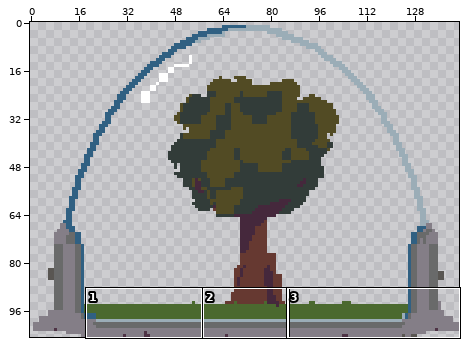
One commit to this pixel-art file: Assets/Asesprite External/Dome/Dome.aseprite. The first picture is a wide view before the edit; the outline marks the close-up.
Close-up. Earlier state:
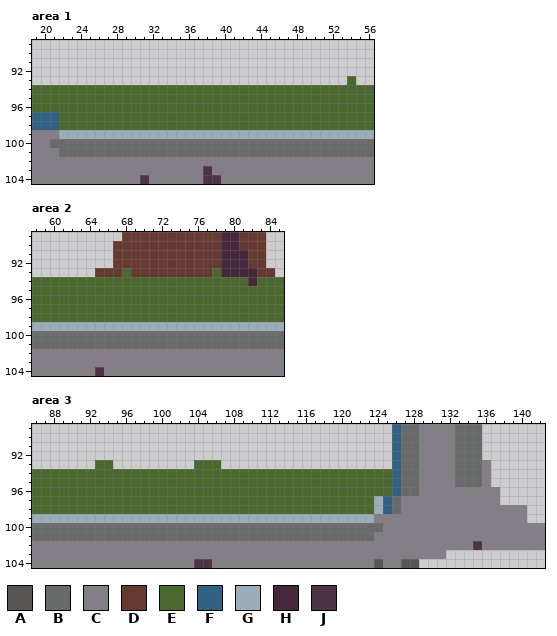
143x105 pixels, 1 frame. Shown: area 1: x 19..56, y 89..104; area 2: x 58..85, y 89..104; area 3: x 86..142, y 89..104.
Palette (. is transparent): A #595652  B #696a6a  C #847e87  D #663931  E #4b692f  F #306082  G #9badb7  H #45283c  J #4e3345
Pixels before, area 1, first column x 19:
 93 ...................................E..
 94 EEEEEEEEEEEEEEEEEEEEEEEEEEEEEEEEEEEEEE
 95 EEEEEEEEEEEEEEEEEEEEEEEEEEEEEEEEEEEEEE
 96 EEEEEEEEEEEEEEEEEEEEEEEEEEEEEEEEEEEEEE
 97 FFFEEEEEEEEEEEEEEEEEEEEEEEEEEEEEEEEEEE
 98 FFFEEEEEEEEEEEEEEEEEEEEEEEEEEEEEEEEEEE
 99 CCCGGGGGGGGGGGGGGGGGGGGGGGGGGGGGGGGGGG
100 CCBBBBBBBBBBBBBBBBBBBBBBBBBBBBBBBBBBBB
101 CCCBBBBBBBBBBBBBBBBBBBBBBBBBBBBBBBBBBB
102 CCCCCCCCCCCCCCCCCCCCCCCCCCCCCCCCCCCCCC
103 CCCCCCCCCCCCCCCCCCCJCCCCCCCCCCCCCCCCCC
104 CCCCCCCCCCCCJCCCCCCJJCCCCCCCCCCCCCCCCC
Pixels before, area 2, first column x 58:
 89 ..........DDDDDDDDDDDHHDDD..
 90 .........DDDDDDDDDDDDHHDDD..
 91 .........DDDDDDDDDDDDHHHDD..
 92 .........DDDDDDDDDDDDHHHDD..
 93 .......DDDEDDDDDDDDDEHHHHDD.
 94 EEEEEEEEEEEEEEEEEEEEEEEEHEEE
 95 EEEEEEEEEEEEEEEEEEEEEEEEEEEE
 96 EEEEEEEEEEEEEEEEEEEEEEEEEEEE
 97 EEEEEEEEEEEEEEEEEEEEEEEEEEEE
 98 EEEEEEEEEEEEEEEEEEEEEEEEEEEE
 99 GGGGGGGGGGGGGGGGGGGGGGGGGGGG
100 BBBBBBBBBBBBBBBBBBBBBBBBBBBB
101 BBBBBBBBBBBBBBBBBBBBBBBBBBBB
102 CCCCCCCCCCCCCCCCCCCCCCCCCCCC
103 CCCCCCCCCCCCCCCCCCCCCCCCCCCC
104 CCCCCCCJCCCCCCCCCCCCCCCCCCCC
Pixels before, area 3, first column x 86:
 89 ........................................FBBCCCCBBB.......
 90 ........................................FBBCCCCBBB.......
 91 ........................................FBBCCCCBBB.......
 92 ........................................FBBCCCCBBB.......
 93 .......EE.........EEE...................FBBCCCCBBBC......
 94 EEEEEEEEEEEEEEEEEEEEEEEEEEEEEEEEEEEEEEEEFBBCCCCBBBC......
 95 EEEEEEEEEEEEEEEEEEEEEEEEEEEEEEEEEEEEEEEEFBBCCCCBBBC......
 96 EEEEEEEEEEEEEEEEEEEEEEEEEEEEEEEEEEEEEEEEFBBCCCCCCCCC.....
 97 EEEEEEEEEEEEEEEEEEEEEEEEEEEEEEEEEEEEEEGFBCCCCCCCCCCC.....
 98 EEEEEEEEEEEEEEEEEEEEEEEEEEEEEEEEEEEEEEGFBCCCCCCCCCCCCCC..
 99 GGGGGGGGGGGGGGGGGGGGGGGGGGGGGGGGGGGGGGCCCCCCCCCCCCCCCCC..
100 BBBBBBBBBBBBBBBBBBBBBBBBBBBBBBBBBBBBBBBCCCCCCCCCCCCCCCCCC
101 BBBBBBBBBBBBBBBBBBBBBBBBBBBBBBBBBBBBBBCCCCCCCCCCCCCCCCCCC
102 CCCCCCCCCCCCCCCCCCCCCCCCCCCCCCCCCCCCCCCCCCCCCCCCCJCCCCCCC
103 CCCCCCCCCCCCCCCCCCCCCCCCCCCCCCCCCCCCCCCCCCCCCC...........
104 CCCCCCCCCCCCCCCCCCJJCCCCCCCCCCCCCCCCCCACCAA..............
And afterwards:
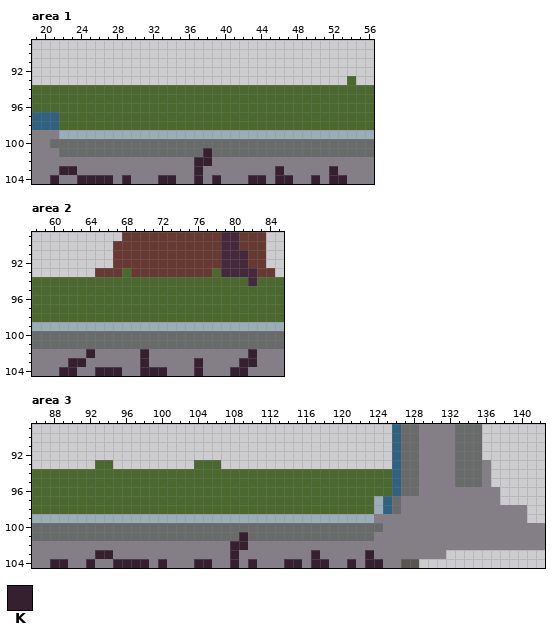
Colours new in this view: K #34202e
Commit: :update: projectile reflects direction when hit dome
Difference:
{"change": "layer \"Layer 5\" added"}
{"change": "layer \"Layer 5 #2\" added"}
{"where": "area 1, layers \"Layer 5\", \"Dome\""}
{"y":101,"x":38,"old":"B","new":"K"}
{"y":102,"x":37,"old":"CC","new":"KK"}
{"y":103,"x":22,"old":"CC","new":"KK"}
{"y":103,"x":37,"old":"CJ","new":"KC"}
{"y":103,"x":46,"old":"C","new":"K"}
{"y":103,"x":52,"old":"C","new":"K"}
{"y":104,"x":21,"old":"C","new":"K"}
{"y":104,"x":24,"old":"CCCC","new":"KKKK"}
{"y":104,"x":29,"old":"C","new":"K"}
{"y":104,"x":31,"old":"J","new":"C"}
{"y":104,"x":33,"old":"CC","new":"KK"}
{"y":104,"x":37,"old":"CJJ","new":"KCK"}
{"y":104,"x":43,"old":"CC","new":"KK"}
{"y":104,"x":46,"old":"CC","new":"KK"}
{"y":104,"x":50,"old":"C","new":"K"}
{"y":104,"x":52,"old":"CC","new":"KK"}
{"where": "area 2, layer \"Layer 5\""}
{"y":102,"x":64,"old":"C","new":"K"}
{"y":102,"x":70,"old":"C","new":"K"}
{"y":102,"x":82,"old":"C","new":"K"}
{"y":103,"x":62,"old":"CC","new":"KK"}
{"y":103,"x":70,"old":"C","new":"K"}
{"y":103,"x":76,"old":"C","new":"K"}
{"y":103,"x":81,"old":"CC","new":"KK"}
{"y":104,"x":61,"old":"CC","new":"KK"}
{"y":104,"x":65,"old":"JCC","new":"KKK"}
{"y":104,"x":70,"old":"CCC","new":"KKK"}
{"y":104,"x":76,"old":"C","new":"K"}
{"y":104,"x":80,"old":"CC","new":"KK"}
{"where": "area 3, layers \"Layer 5 #2\", \"Layer 5\", \"Dome\""}
{"y":101,"x":109,"old":"B","new":"K"}
{"y":102,"x":108,"old":"CC","new":"KK"}
{"y":102,"x":135,"old":"J","new":"C"}
{"y":103,"x":93,"old":"CC","new":"KK"}
{"y":103,"x":108,"old":"C","new":"K"}
{"y":103,"x":117,"old":"C","new":"K"}
{"y":103,"x":123,"old":"C","new":"K"}
{"y":104,"x":88,"old":"CC","new":"KK"}
{"y":104,"x":92,"old":"C","new":"K"}
{"y":104,"x":95,"old":"CCCC","new":"KKKK"}
{"y":104,"x":100,"old":"C","new":"K"}
{"y":104,"x":104,"old":"JJ","new":"KK"}
{"y":104,"x":108,"old":"C","new":"K"}
{"y":104,"x":110,"old":"C","new":"K"}
{"y":104,"x":114,"old":"CC","new":"KK"}
{"y":104,"x":117,"old":"CC","new":"KK"}
{"y":104,"x":121,"old":"C","new":"K"}
{"y":104,"x":123,"old":"CA","new":"KK"}
{"label":"changed","picture_box":[50,148,221,184]}
{"label":"changed","picture_box":[248,166,347,184]}
{"label":"changed","picture_box":[59,349,167,376]}
{"label":"changed","picture_box":[194,349,257,376]}
{"label":"changed","picture_box":[194,532,383,568]}
{"label":"changed","picture_box":[473,541,482,550]}
{"label":"changed","picture_box":[50,550,167,568]}
